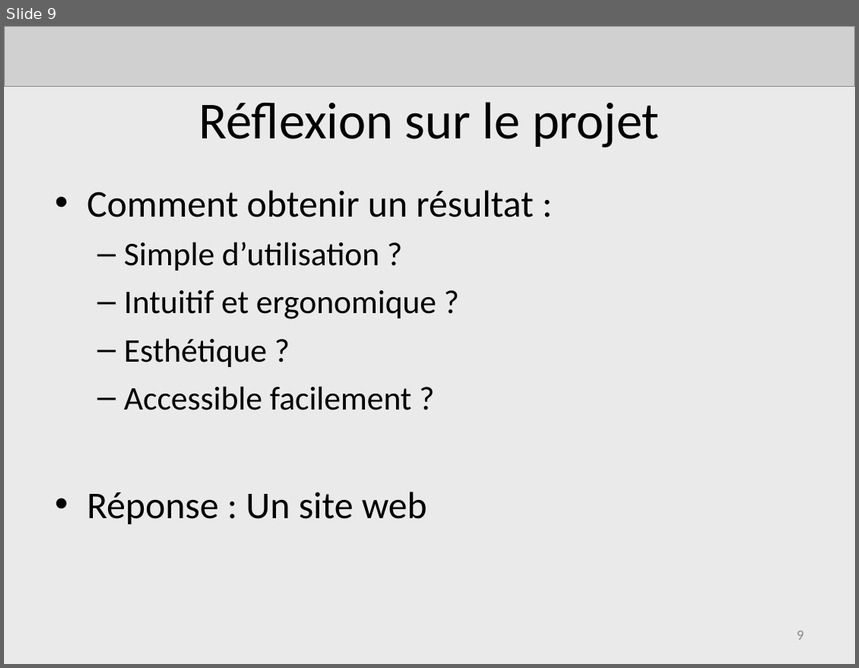
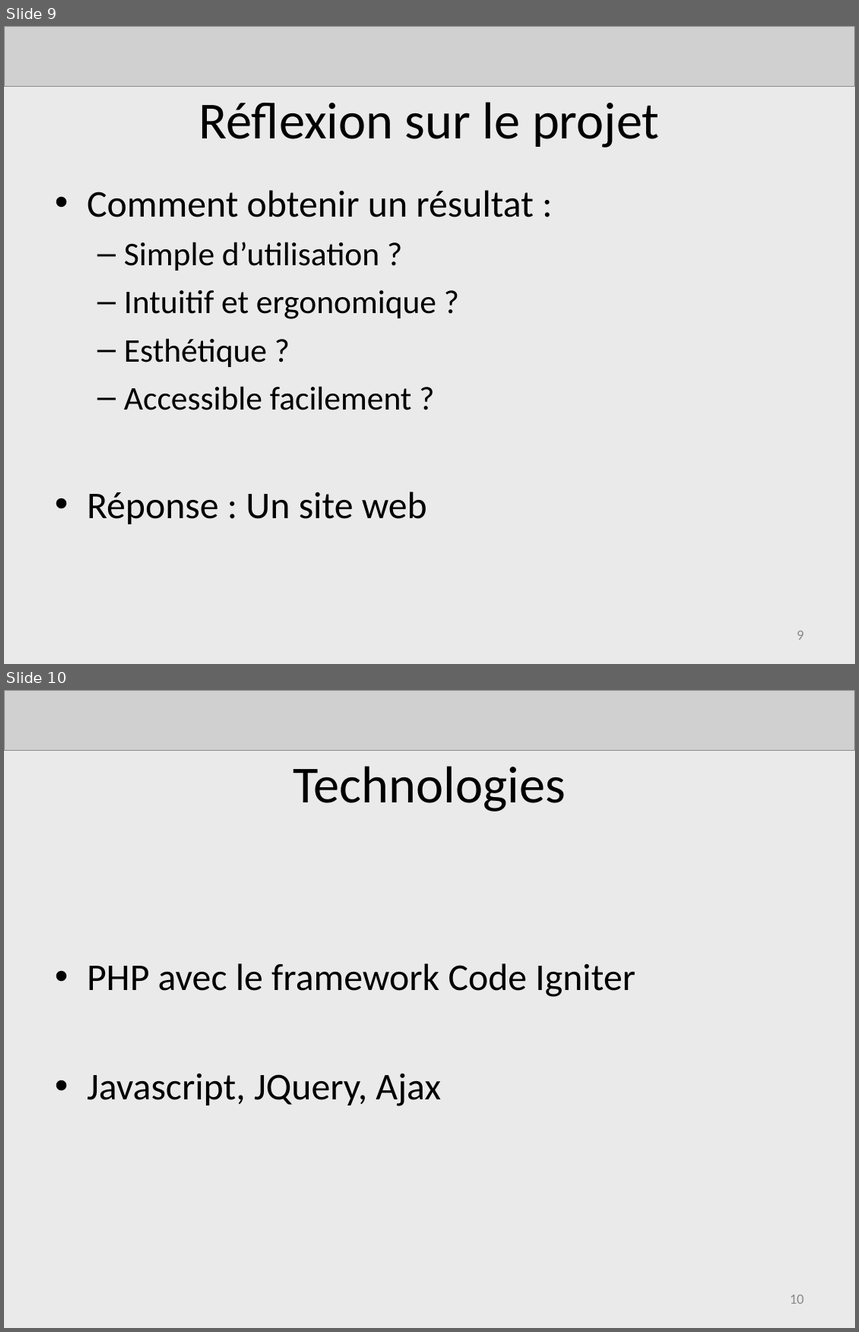
Before and after one commit to AdrienLombard/SimplePass, a slide deck: source/Projet Courchevel - Bilan intermédiaire.ppt. Shown one above the other, each under a label of ours: slide 9 before the commit, slides 9 and 10 after it. The pictures are 859x668 and 859x1332 pixels, drawn with LibreOffice and Linux fonts; fonts in the diff are those of the drawing; grey boxes stand for pictures. Boxes give left, top, right and bottom in pixels: in the first picture for what was removed or moved away, otherwise in the second. Text is boxed around its words. In the diff, an @@ line names an element or a change of style, - is before the commit and + after.

```diff
--- a/source/Projet Courchevel - Bilan intermédiaire.ppt
+++ b/source/Projet Courchevel - Bilan intermédiaire.ppt
@@ slide 10 added at [4, 690, 855, 1328], background #EAEAEA @@
@@ picture added at [4, 690, 855, 751] @@
@@ title added at [293, 766, 565, 812], 44 pt, text #000000 @@
+Technologies
@@ text added at [87, 964, 636, 1106], 32 pt, text #000000 @@
+• PHP avec le framework Code Igniter
+• Javascript, JQuery, Ajax
@@ page number added at [790, 1295, 804, 1304], 12 pt, text #898989 @@
+10
```
